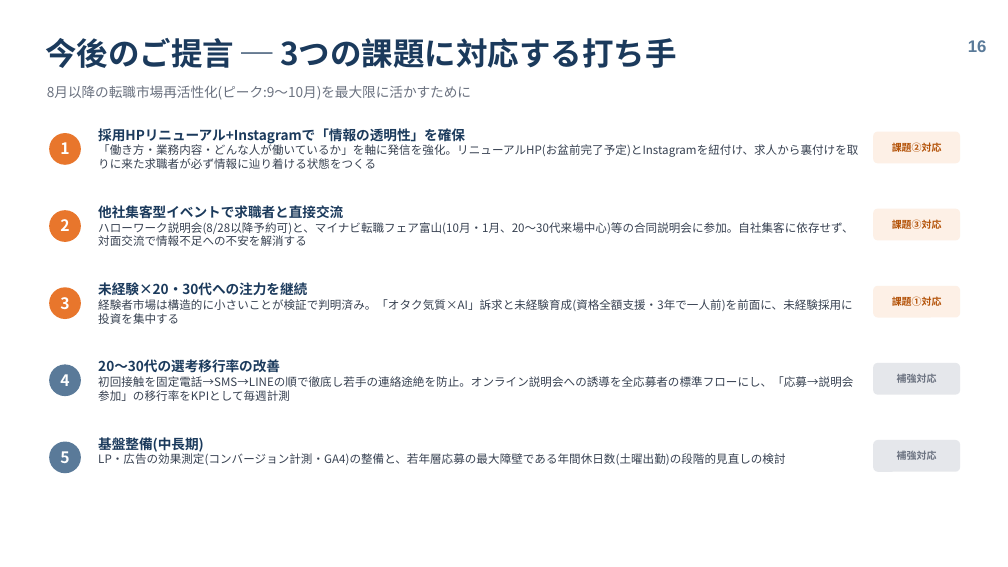
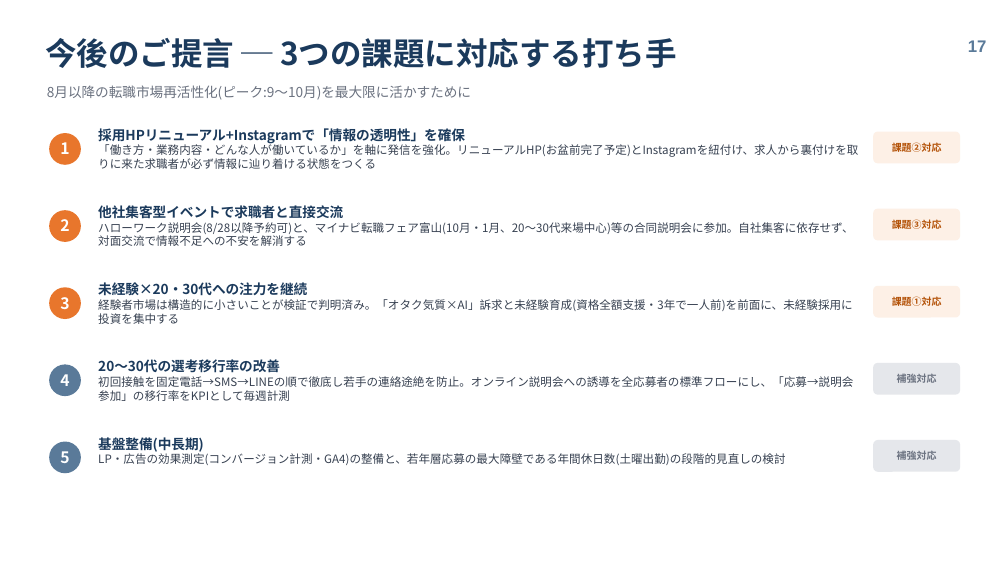
Before and after one commit to talenco0701/agency-agents, a slide deck: slide 17 of reports/matsushita-kogyo/松下工業様_採用強化支援_総括レポート.pptx (slide 16 before the commit). Drawn at 1008x567 pixels with LibreOffice and Linux fonts; fonts in the diff are those of the drawing. Boxes give left, top, right and bottom in pixels: in the first picture for what was removed or moved away, otherwise in the second. Text is boxed around its words. In the diff, an @@ line names an element or a change of style, - is before the commit and + after.

```diff
--- a/reports/matsushita-kogyo/松下工業様_採用強化支援_総括レポート.pptx
+++ b/reports/matsushita-kogyo/松下工業様_採用強化支援_総括レポート.pptx
@@ text at (x1=968, y1=40, x2=987, y2=52): text changed @@
-16
+17
```
Also in this commit, not shown: 4 other slides changed, 1 slide added, 1 other file.
